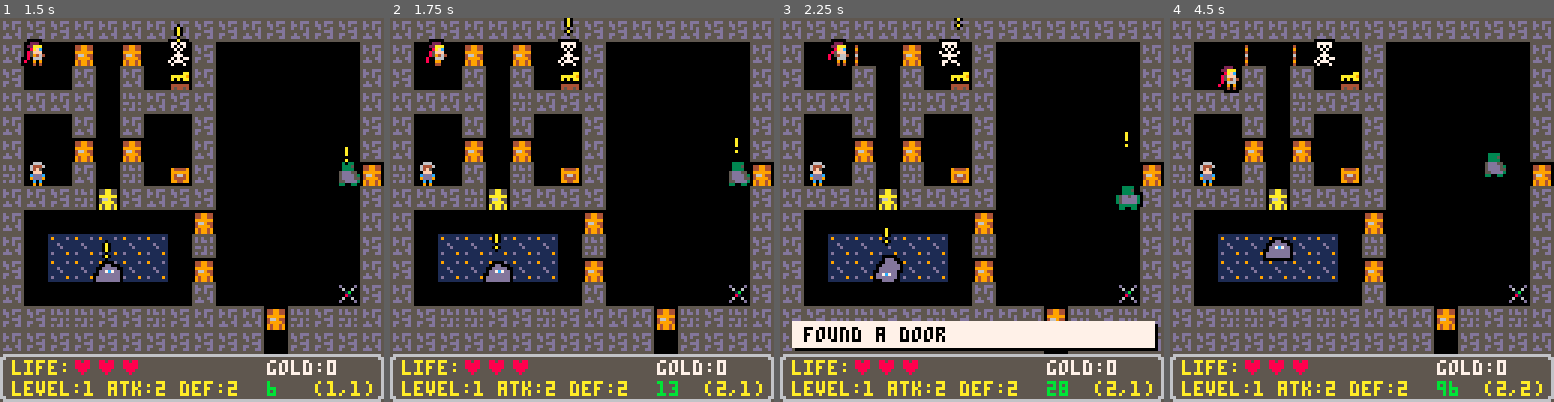
Above: before the commit, frames 1-4 (left to right).
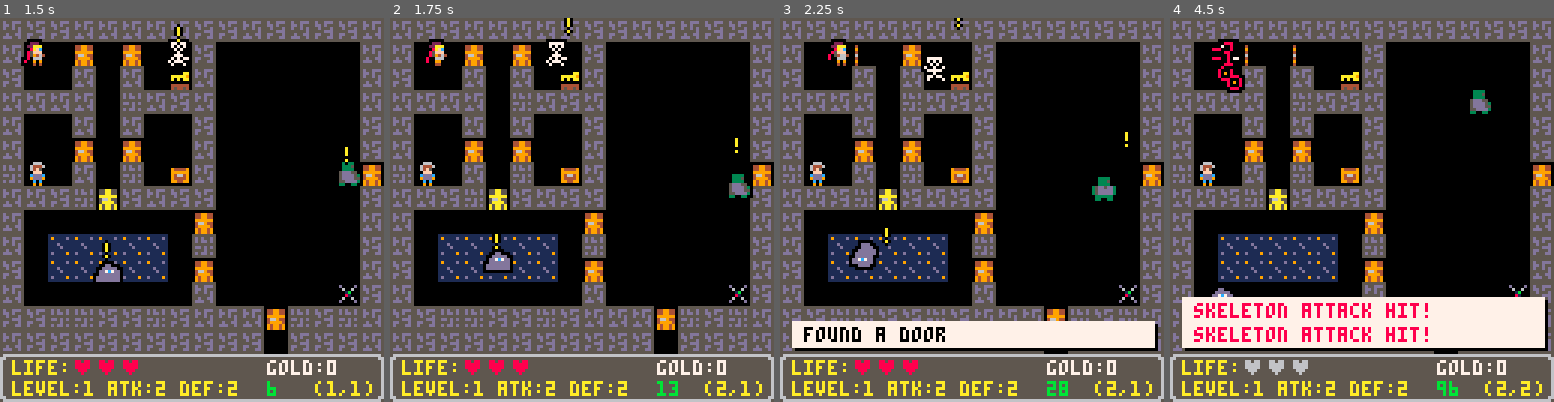
Above: after the commit, the same moments.

Repository: lauripaulo/pico8-games
Game: PICO-8 cartridge pico/yarpg/yarpg.p8
Same seed, same stepped clock (60 frames per second), same inputs: the game is played once before the commit and once after it.
Inputs:
- Up to frame 1 (1.5 s): tap X (X key) at 0.33, 1.07 s
- Up to frame 2 (1.75 s): hold Right from 1.6 s (still down)
- Up to frame 3 (2.25 s): tap X (X key) at 1.85 s; release Right at 2.1 s; hold Up from 2.15 s (still down)
- Up to frame 4 (4.5 s): release Up at 2.42 s; hold Right 2.47-3.03 s; tap X (X key) at 2.97, 4.08 s; hold Left 3.08-3.58 s; hold Down 3.63-3.97 s; hold Right from 4.02 s (still down)

Frame 1 is identical in both runs. In frame 2, 1.3% of the frame differs, in the area x 24-95%, y 5-69%; in frame 3, 1.8%; in frame 4, 15%, in the area x 3-99%, y 5-93%.

Commit message:
Refactor pathfinding logic and enhance mob behavior for improved player interaction

Diff:
--- a/pico/yarpg/yarpg.p8
+++ b/pico/yarpg/yarpg.p8
@@ -114,7 +114,6 @@
 		if btn(⬆️) then
 			me.flipx=false
 			me.tomy-=1
-			findpath(me.mapx,me.mapy,7,7,20)
 		elseif btn(⬇️) then
 			me.flipx=true
 			me.tomy+=1
@@ -409,71 +408,38 @@
 	return d6(2)+obj.level+obj.defense
 end
 
-function newcell(_x,_y,_from)
-	return {
-		x=_x,
-		y=_y,
-		from=_from
-	}
-end
-
--- ob: source obj
--- tg: target obj
--- depth: how deep to search
+-- bfs from (ox,oy) toward (tx,ty).
+-- returns {x,y} of first step,
+-- or nil if already there / unreachable.
 function findpath(ox,oy,tx,ty,depth)
-	printh()
-	printh("findpath("..ox..","..oy..","..tx..","..ty..","..depth..")")
-	local vist=0
-	local minfo={}
-	local cells,cur,fnd=0,nil,false
-	local start=newcell(ox,oy,nil)
-	equeue(minfo,start)
-	while vist<=depth do
-		vist+=1
-		cur=dqueue(minfo)
-		printh("->inspect cur: ("..cur.x..","..cur.y..") - visit: "..vist)
-		fnd=cur.x==tx and cur.y==ty
-		if fnd then
-			printh("->found! cur==tg")
-			break
-		end
-		local cs=mvcells(cur.x,cur.y)
-		printh("->found #"..#cs.." cells")
-		for p in all(cs) do
-			local nc=newcell(
-				p.x,p.y,cur
-			)
-			equeue(minfo,nc)
-			printh("added to m info->p.x:"..p.x.." p.y:"..p.y)
-		end
-		printh("->minfo #="..#minfo)
-	end
-	printh("->search ends.")
-	local path={}
-	local i=0
-	while cur do
-		printh(">>step:"..i.." ("..cur.x..","..cur.y..")")
-		cur=cur.from
-		i+=1
-	end
-end
-
-function mvcells(mx,my)
-	printh("getmovcells("..mx..","..my..")")
-	local cs={}
-	for ds in all(directions) do
-		local xx=ds[1]+mx
-		local yy=ds[2]+my
-		printh("->cell ("..xx..","..yy..")")
-		if xx>0 and yy>0 then
-			if not fget(mget(xx,yy),0) then
-				add(cs,{x=xx,y=yy})
-				printh("->can move to ("..xx..","..yy..")")
+	if ox==tx and oy==ty then
+		return nil
+	end
+	local queue={}
+	local visited={}
+	equeue(queue,{x=ox,y=oy,fs=nil})
+	visited[ox..","..oy]=true
+	local steps=0
+	while #queue>0 and steps<depth do
+		steps+=1
+		local cur=dqueue(queue)
+		for ds in all(directions) do
+			local nx=ds[1]+cur.x
+			local ny=ds[2]+cur.y
+			local k=nx..","..ny
+			if nx>0 and ny>0
+			and not visited[k]
+			and not fget(mget(nx,ny),0) then
+				visited[k]=true
+				local fs=cur.fs or {x=nx,y=ny}
+				if nx==tx and ny==ty then
+					return fs
+				end
+				equeue(queue,{x=nx,y=ny,fs=fs})
 			end
 		end
 	end
-	printh("end mvcells()")
-	return cs
+	return nil
 end
 
 --
@@ -554,6 +520,18 @@
 end
 
 function think(mob)
+	-- 2/3 chance: chase player via bfs
+	if flr(rnd(3))>0 then
+		local step=findpath(
+			mob.mapx,mob.mapy,
+			me.mapx,me.mapy,15)
+		if step then
+			mob.tomx=step.x
+			mob.tomy=step.y
+			return
+		end
+	end
+	-- 1/3 or unreachable: random wander
 	local valid={}
 	for ds in all(directions) do
 		mob.tomx=ds[1]+mob.mapx
@@ -564,7 +542,7 @@
 	end
 	mob.tomx=mob.mapx
 	mob.tomy=mob.mapy
-	if #valid>0 and flr(rnd(3))==0 then
+	if #valid>0 then
 		local ds=valid[flr(rnd(#valid))+1]
 		mob.tomx=ds[1]+mob.mapx
 		mob.tomy=ds[2]+mob.mapy
